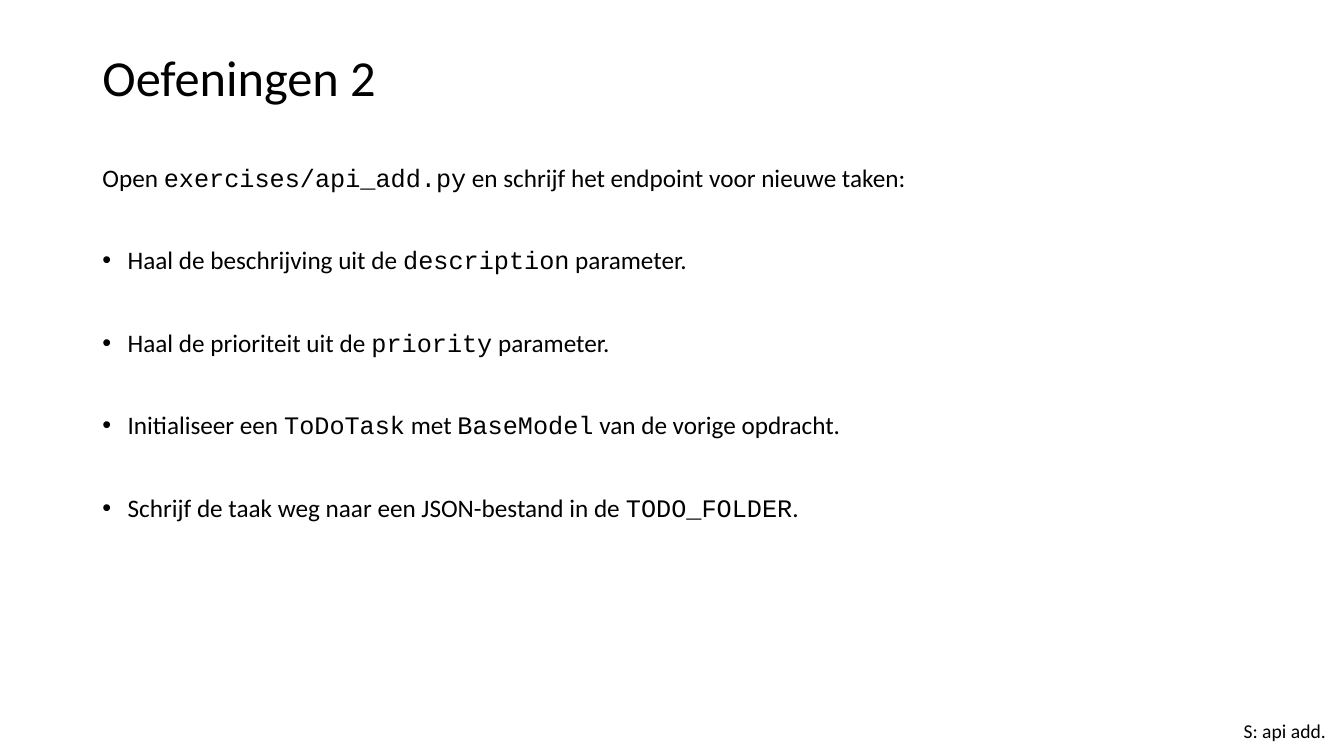
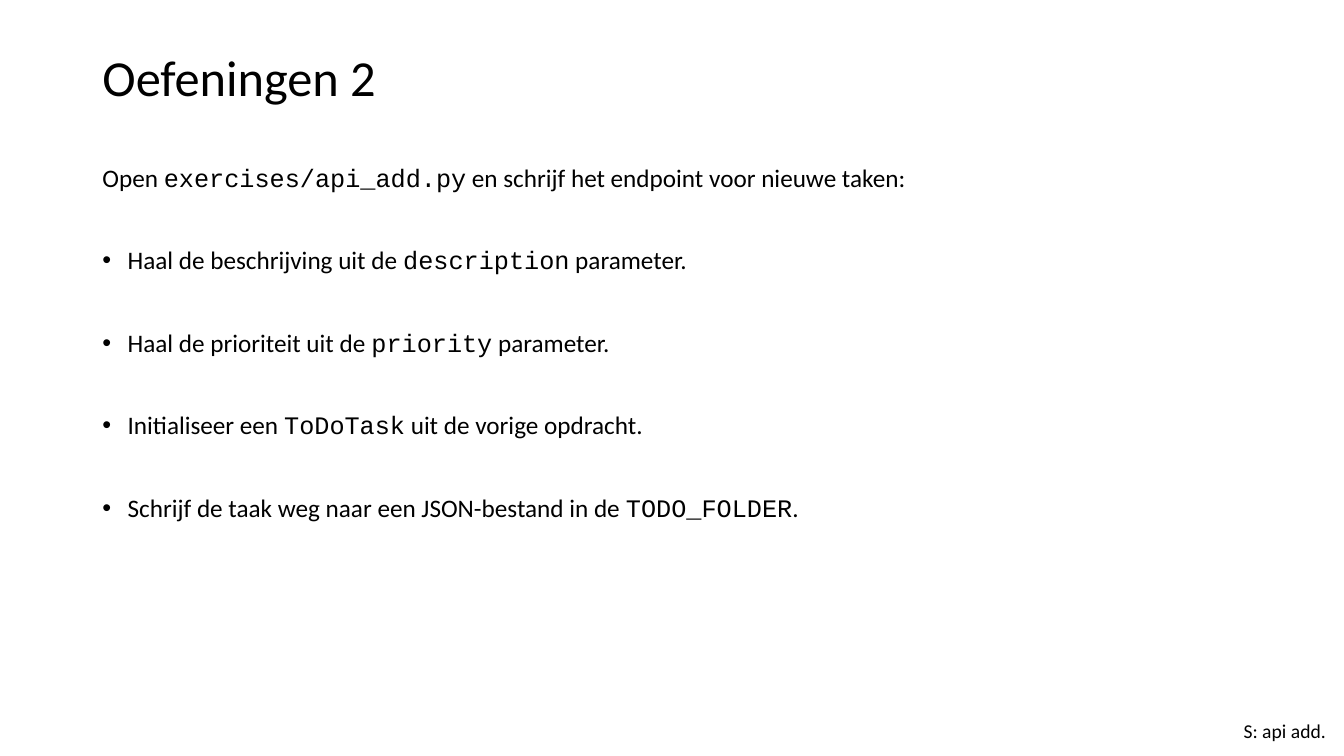
Before and after one commit to LFKoning/knowledge-sharing, a slide deck: slide 25 of python_course_4p/4_api_app/4_api_app.pptx. Drawn at 1344x756 pixels with LibreOffice and Linux fonts; fonts in the diff are those of the drawing. Boxes give left, top, right and bottom in pixels: in the first picture for what was removed or moved away, otherwise in the second. Text is boxed around its words. In the diff, an @@ line names an element or a change of style, - is before the commit and + after.

```diff
--- a/python_course_4p/4_api_app/4_api_app.pptx
+++ b/python_course_4p/4_api_app/4_api_app.pptx
@@ text at [128,416,643,439]: text changed @@
-• Initialiseer een ToDoTask met BaseModel van de vorige opdracht.
+• Initialiseer een ToDoTask uit de vorige opdracht.
```
Also in this commit, not shown: 8 other slides changed, 12 other files.
